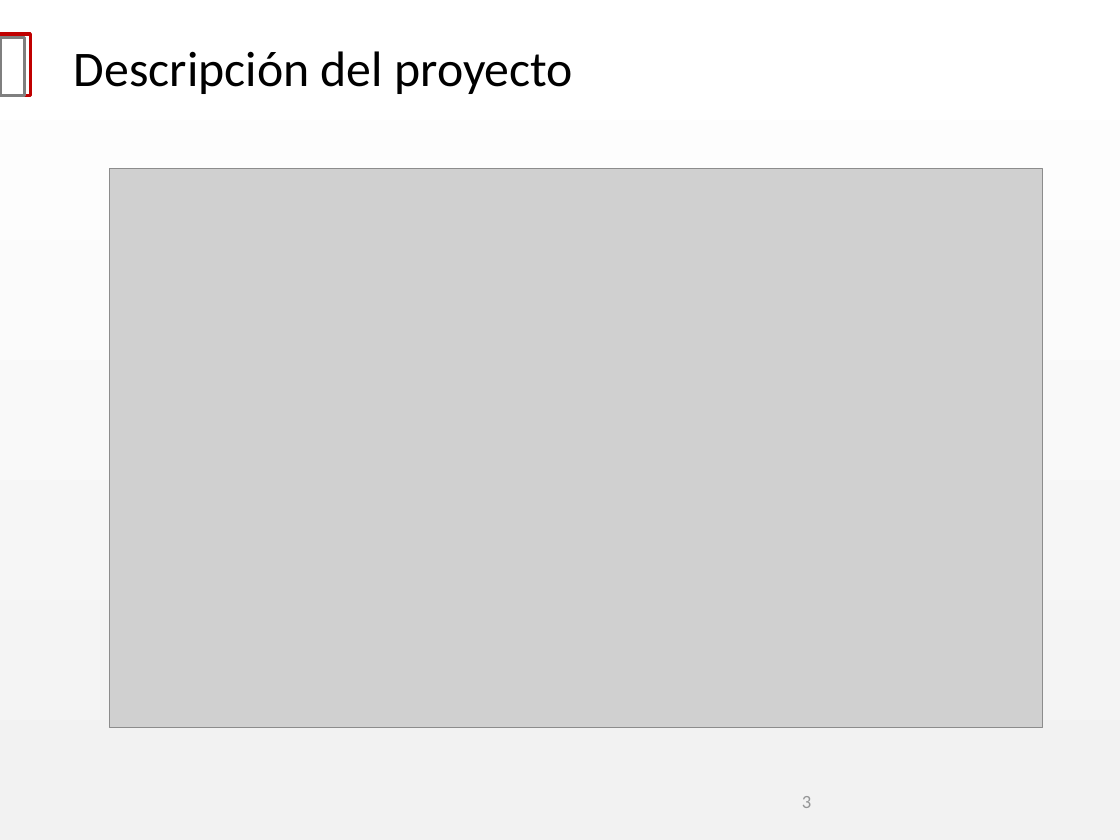
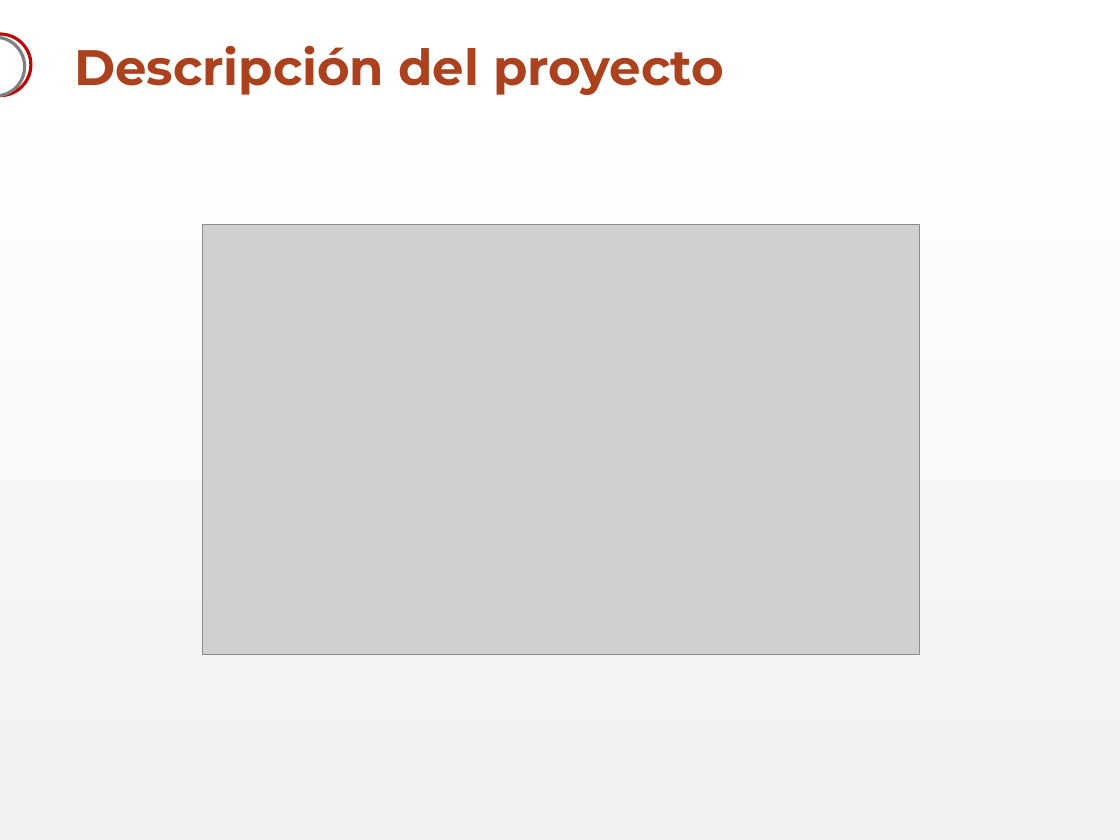
Before and after one commit to akukulanski/RF_Switch_3GHz, a slide deck: slide 3 of Presentación/RF Switch.pptx. Drawn at 1120x840 pixels with LibreOffice and Linux fonts; fonts in the diff are those of the drawing; grey boxes stand for pictures; background and template pictures are left out. Boxes give left, top, right and bottom in pixels: in the first picture for what was removed or moved away, otherwise in the second. Text is boxed around its words. In the diff, an @@ line names an element or a change of style, - is before the commit and + after.

```diff
--- a/Presentación/RF Switch.pptx
+++ b/Presentación/RF Switch.pptx
@@ title "Descripción del proyecto" at [74, 46, 724, 95]: font Calibri to Montserrat, text colour #000000 to #AC411D, bold on; line spacing 1 to 0.9 @@
@@ rectangle removed at [0, 34, 31, 95] @@
@@ rectangle removed at [0, 38, 25, 96] @@
@@ freeform shape added at [0, 34, 31, 95], outline #C00000 2 pt @@
@@ freeform shape added at [0, 38, 25, 96], outline #7F7F7F 2 pt @@
@@ picture: place and size @@
-picture at [109, 169, 1043, 728]
+picture at [203, 225, 921, 654]
@@ page number removed at [802, 796, 811, 808] @@
-3
```
Also in this commit, not shown: 14 other slides changed.
